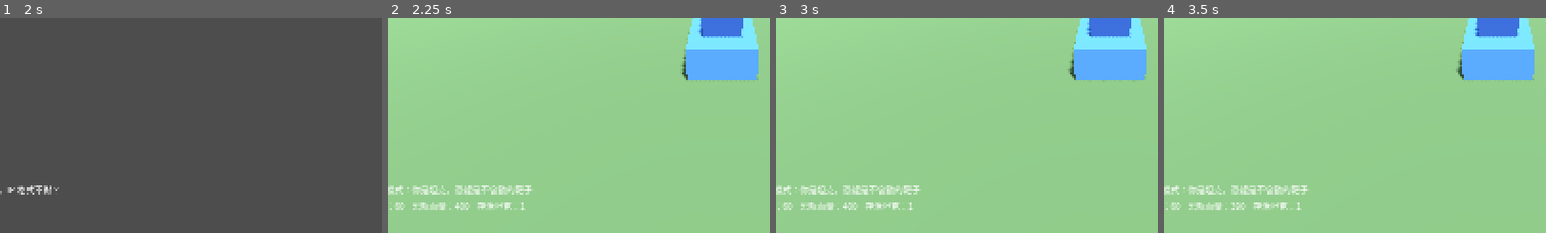
Above: before the commit, frames 1-4 (left to right).
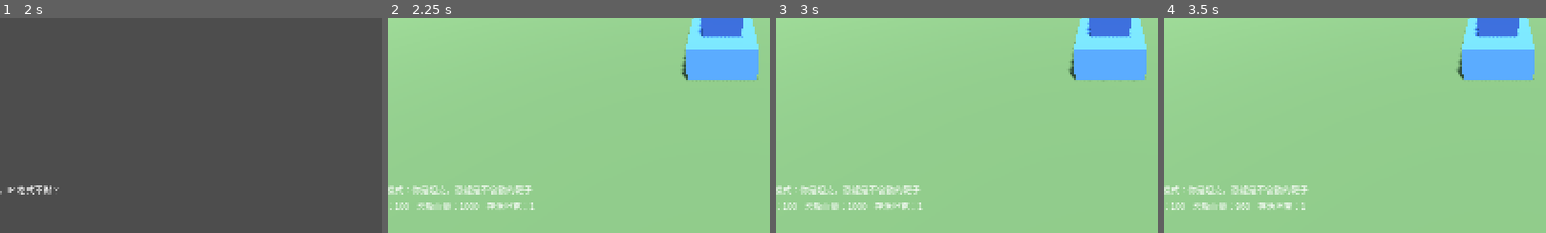
Above: after the commit, the same moments.

Repository: billxu0521/tank_war
Game: Godot game, scene res://main.tscn
The game is run twice, just before and just after one commit, with the same random seed, the same clock (stepped at 60 frames per second) and the same inputs.
Inputs (mouse positions are % of the whole screen's width and height, from its top left):
- Up to frame 1 (2 s): click "開房（我當恐龍）" at 0.5 s; click "加入（我當坦克）" at 1.25 s
- Up to frame 2 (2.25 s): click "離線測試（一台坦克 + 靶子）" at 2 s
- Up to frame 3 (3 s): tap Enter at 2.75 s; move the mouse to (55, 50) at 2.77 s; hold W from 2.78 s (still down); hold Shift from 2.78 s (still down); click (55, 50) at 2.92 s
- Up to frame 4 (3.5 s): keep holding W; keep holding Shift; tap Space at 3.02 s
The pictures show only the part of the screen within x 6-56%, y 50-100%; the shares and areas given below are measured in that part.

Frame 1 is identical in both runs. In frame 2, 0.6% of the frame differs, in the area x 2-39%, y 85-90%; in frame 3, 0.6%; in frame 4, 0.6%.

Commit message:
平衡數值：坦克從紙糊變成打得起來
原本坦克 60 血被咬兩口就死（1.8 秒），恐龍 400 血卻要挨 40 發，
完全一面倒。改成：

  坦克   60 -> 100 血，砲彈 10 -> 40 傷，裝填 1.0 -> 1.5 秒
  恐龍  400 -> 1000 血，咬 35 -> 34 傷（剛好三口）、冷卻 0.9 -> 1.1 秒
                        橫掃 22 -> 30 傷

照 3 台坦克抓的：恐龍咬三口殺一台（2.2 秒貼身），3 台坦克貼臉
12.5 秒殺恐龍。恐龍要在挨 12.5 秒砲火內收掉三台。坦克落單必死是刻意的。

測試裡的魔術數字改成引用常數，並加上兩條平衡斷言（三口咬死坦克、
全隊 20~30 發打死恐龍），之後調數值調過頭會被擋下來。

Co-Authored-By: Claude Opus 5 (1M context) <noreply@anthropic.com>
Claude-Session: https://claude.ai/code/session_019SAVwhULYTqidBLb1Ej4sE

Diff:
--- a/dino.gd
+++ b/dino.gd
@@ -9,11 +9,11 @@
 const STAMINA_REGEN := 16.0  # 每秒回復，回滿約 6 秒
 const MOUSE_SENS := 0.004
 const BITE_REACH := 6.5
-const BITE_DAMAGE := 35
-const BITE_COOLDOWN := 0.9
+const BITE_DAMAGE := 34   # 剛好三口咬死一台 100 血的坦克
+const BITE_COOLDOWN := 1.1
 # 尾巴橫掃：360 度、範圍大、傷害低，但要吃體力
 const SWEEP_REACH := 10.0
-const SWEEP_DAMAGE := 22
+const SWEEP_DAMAGE := 30
 const SWEEP_COOLDOWN := 2.0
 const SWEEP_COST := 40.0
 
--- a/dino.tscn
+++ b/dino.tscn
@@ -28,7 +28,7 @@
 
 [node name="Dino" type="CharacterBody3D" groups=["dino"]]
 script = ExtResource("1")
-max_hp = 400
+max_hp = 1000
 
 [node name="CollisionShape3D" type="CollisionShape3D" parent="."]
 shape = SubResource("s1")
--- a/fighter.gd
+++ b/fighter.gd
@@ -1,5 +1,12 @@
 extends CharacterBody3D
 ## 坦克和恐龍共用的部分：血量、死亡、多人連線權限。
+##
+## 數值是照 3 台坦克抓的：
+##   恐龍咬死一台坦克 = 3 口 = 2.2 秒的貼身時間
+##   3 台坦克貼臉打死恐龍 = 1000 / (3 × 40/1.5) = 12.5 秒
+## 所以恐龍要在挨 12.5 秒的砲火內收掉 3 台，追人和換目標的時間就是勝負關鍵。
+## 坦克落單必死，這是刻意的——要活就得抱團。
+## ponytail: 數值寫死不隨人數變。2 人或 5 人會偏掉，真的要再說。
 
 signal died
 
--- a/shell.gd
+++ b/shell.gd
@@ -4,7 +4,7 @@
 ## 只有主機那顆會真的造成傷害。
 
 const SPEED := 60.0
-const DAMAGE := 10
+const DAMAGE := 40
 const GRAVITY := 9.8  # 有掉落，遠距離要抬砲口
 
 var vel := Vector3.ZERO
--- a/tank.gd
+++ b/tank.gd
@@ -3,7 +3,7 @@
 
 const SPEED := 9.0
 const TURN := 1.8
-const RELOAD := 1.0
+const RELOAD := 1.5
 const MOUSE_SENS := 0.004
 # 仿坦克世界：砲管上下有角度限制，車體擋住的部分打不到
 const PITCH_MIN := -0.14  # 俯角 8 度
--- a/tank.tscn
+++ b/tank.tscn
@@ -41,7 +41,7 @@
 
 [node name="Tank" type="CharacterBody3D"]
 script = ExtResource("1")
-max_hp = 60
+max_hp = 100
 
 [node name="CollisionShape3D" type="CollisionShape3D" parent="."]
 shape = SubResource("s1")
--- a/test_battle.gd
+++ b/test_battle.gd
@@ -23,7 +23,7 @@
 		_start_shell_case()
 		return false
 	# 砲彈要飛好幾個 frame 才會打到人
-	if _shell_target.hp < 60:
+	if _shell_target.hp < _shell_target.max_hp:
 		return _done()
 	if _frames > 120:
 		_ck(false, "砲彈沒打中坦克")
@@ -47,8 +47,8 @@
 	m._spawn(2)
 	m._spawn(3)
 	_ck(m._tanks == 2, "應該有兩台坦克")
-	_ck(m.players.get_node(^"1").hp == 400, "恐龍 400 血")
-	_ck(m.players.get_node(^"2").hp == 60, "坦克 60 血")
+	_ck(m.players.get_node(^"1").hp == m.players.get_node(^"1").max_hp, "恐龍滿血出生")
+	_ck(m.players.get_node(^"2").hp == m.players.get_node(^"2").max_hp, "坦克滿血出生")
 	return m
 
 func _new_offline_game() -> Node:
@@ -68,20 +68,31 @@
 
 func _case_dino_wins() -> void:
 	var m := _new_game()
+	var d: Node = m.players.get_node(^"1")
 	var t2: Node = m.players.get_node(^"2")
-	t2.take_damage(35)
-	_ck(t2.hp == 25 and m._tanks == 2, "咬一口還沒死")
-	t2.take_damage(35)
+	var bites := ceili(float(t2.max_hp) / d.BITE_DAMAGE)
+	_ck(bites == 3, "平衡目標：咬三口才死一台坦克（現在是 %d 口）" % bites)
+
+	for i in bites - 1:
+		t2.take_damage(d.BITE_DAMAGE)
+	_ck(t2.hp > 0 and m._tanks == 2, "還差一口不該死")
+	t2.take_damage(d.BITE_DAMAGE)
 	_ck(m._tanks == 1 and not m._over, "死一台，還有一台")
-	m.players.get_node(^"3").take_damage(60)
+
+	m.players.get_node(^"3").take_damage(9999)
 	_ck(m._over and m.status.text.begins_with("恐龍獲勝"), "坦克全滅 -> 恐龍贏")
 	_end(m)
 
 func _case_tanks_win() -> void:
 	var m := _new_game()
 	var dino: Node = m.players.get_node(^"1")
-	for i in 40:
-		dino.take_damage(10)
+	var shells := ceili(float(dino.max_hp) / Shell.DAMAGE)
+	_ck(shells >= 20 and shells <= 30, "平衡目標：全隊打 20~30 發打死恐龍（現在 %d 發）" % shells)
+
+	for i in shells - 1:
+		dino.take_damage(Shell.DAMAGE)
+	_ck(not m._over, "還差一發不該結束")
+	dino.take_damage(Shell.DAMAGE)
 	_ck(m._over and m.status.text.begins_with("坦克獲勝"), "恐龍死 -> 坦克贏")
 	_end(m)
 
@@ -95,12 +106,14 @@
 	front.global_position = Vector3(0, 1, -4)
 	back.global_position = Vector3(0, 1, 4)
 
+	var full: int = front.max_hp
 	d._hit_nearby(d.BITE_REACH, d.BITE_DAMAGE, 0.3)
-	_ck(front.hp == 25, "咬應該打到前面的坦克")
-	_ck(back.hp == 60, "咬不該打到後面的坦克")
+	_ck(front.hp == full - d.BITE_DAMAGE, "咬應該打到前面的坦克")
+	_ck(back.hp == full, "咬不該打到後面的坦克")
 
 	d._hit_nearby(d.SWEEP_REACH, d.SWEEP_DAMAGE, -1.0)
-	_ck(front.hp == 3 and back.hp == 38, "橫掃應該前後都打到")
+	_ck(front.hp == full - d.BITE_DAMAGE - d.SWEEP_DAMAGE and back.hp == full - d.SWEEP_DAMAGE,
+		"橫掃應該前後都打到")
 	_end(m)
 
 ## 離線 debug 模式：不連線也要能打、能判勝負
@@ -110,7 +123,7 @@
 	_ck(m.players.get_child_count() == 2, "離線應該有一台坦克 + 一隻靶")
 	_ck(tank.is_multiplayer_authority(), "離線時自己那台坦克要操控得動")
 	_ck(m.players.get_node(^"2").global_position.z == -8.0, "靶要放在固定位置")
-	m.players.get_node(^"2").take_damage(400)
+	m.players.get_node(^"2").take_damage(9999)
 	_ck(m._over and m.status.text.begins_with("坦克獲勝"), "打爆靶子 -> 坦克贏")
 	_end(m)
 
Not shown, changed: 說明.txt
Not shown, changed: README.md
